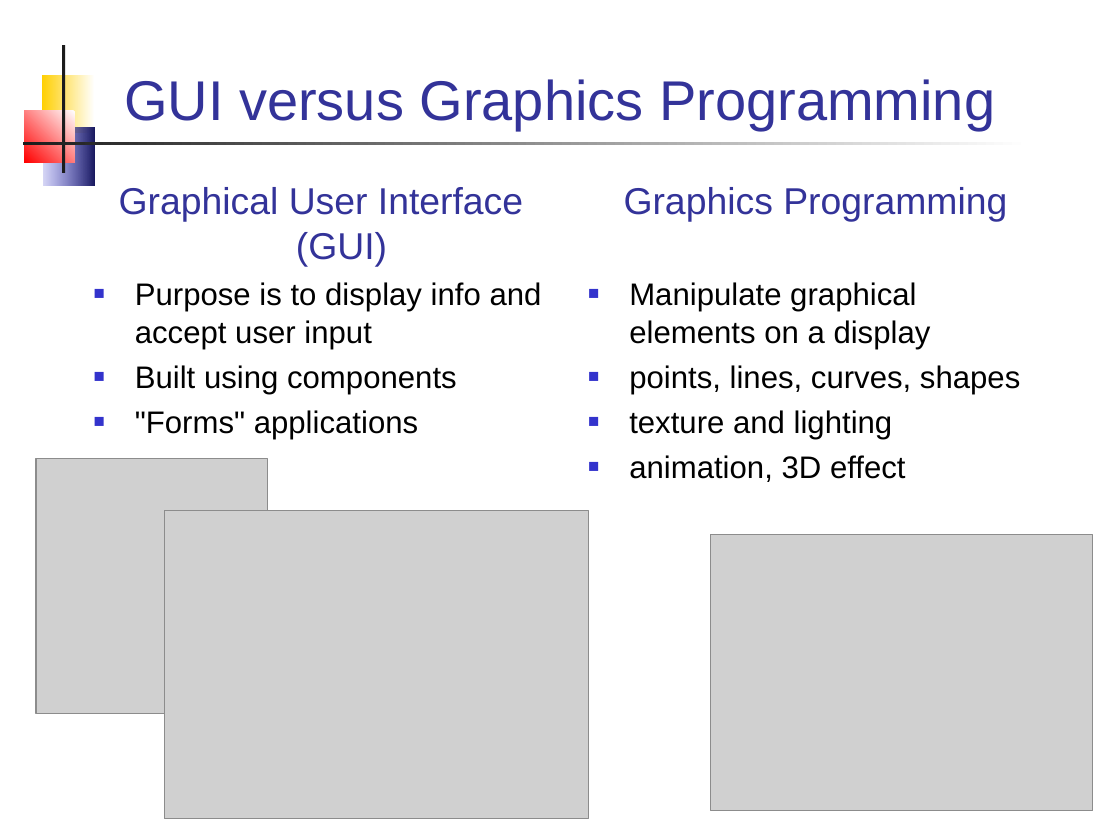
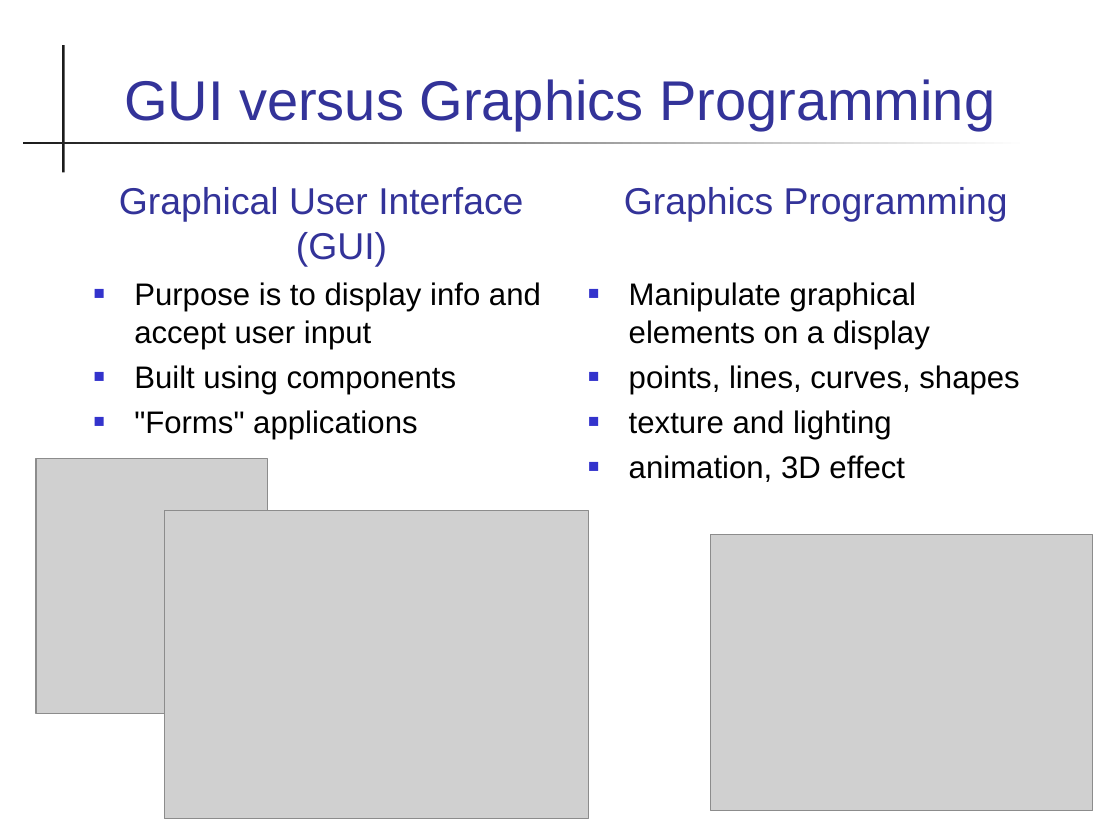
Before and after one commit to skeoop/skeoop.github.io, a slide deck: slide 2 of week7/Graphics-1.ppt. Drawn at 1120x840 pixels with LibreOffice and Linux fonts; fonts in the diff are those of the drawing; grey boxes stand for pictures. Boxes give left, top, right and bottom in pixels: in the first picture for what was removed or moved away, otherwise in the second. Text is boxed around its words. In the diff, an @@ line names an element or a change of style, - is before the commit and + after.

Commit message:
update graphics material

```diff
--- a/week7/Graphics-1.ppt
+++ b/week7/Graphics-1.ppt
@@ rectangle removed at bbox=[41, 75, 94, 133] @@
@@ rectangle removed at bbox=[25, 111, 75, 162] @@
@@ rectangle removed at bbox=[44, 128, 94, 186] @@
@@ text "Graphical User Interface (GUI)" at bbox=[119, 187, 541, 439]: indent changed @@
```
Also in this commit, not shown: 44 other slides changed, 2 slides added, 8 other files.
